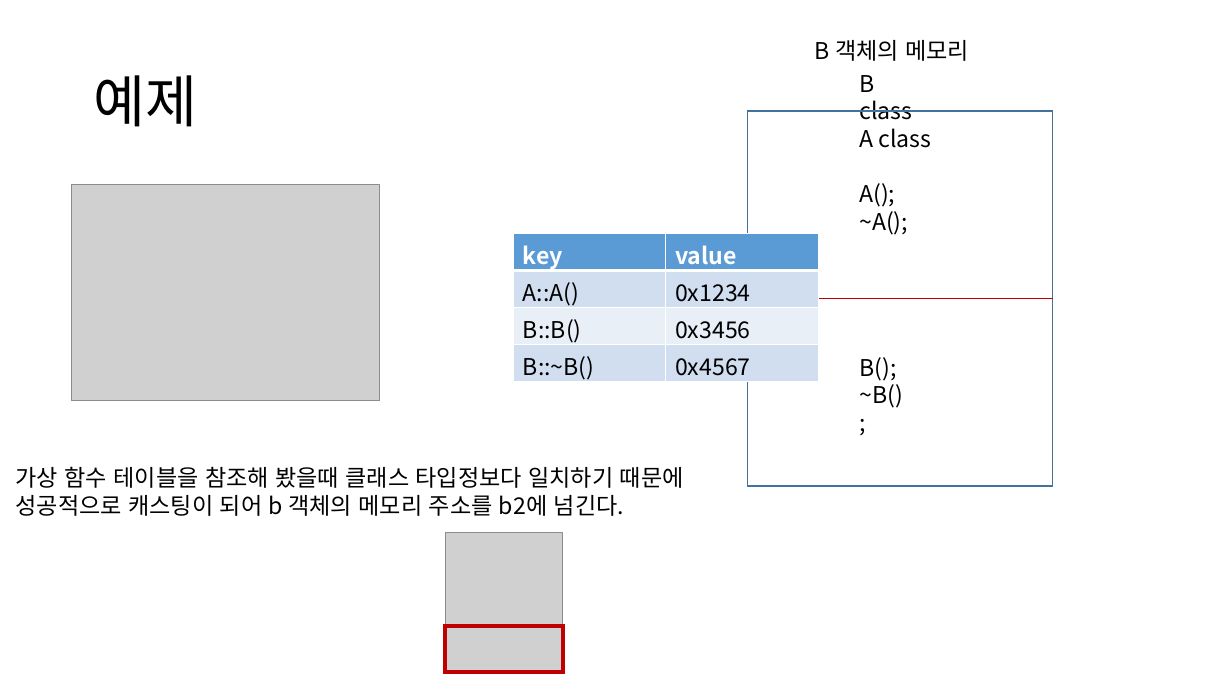
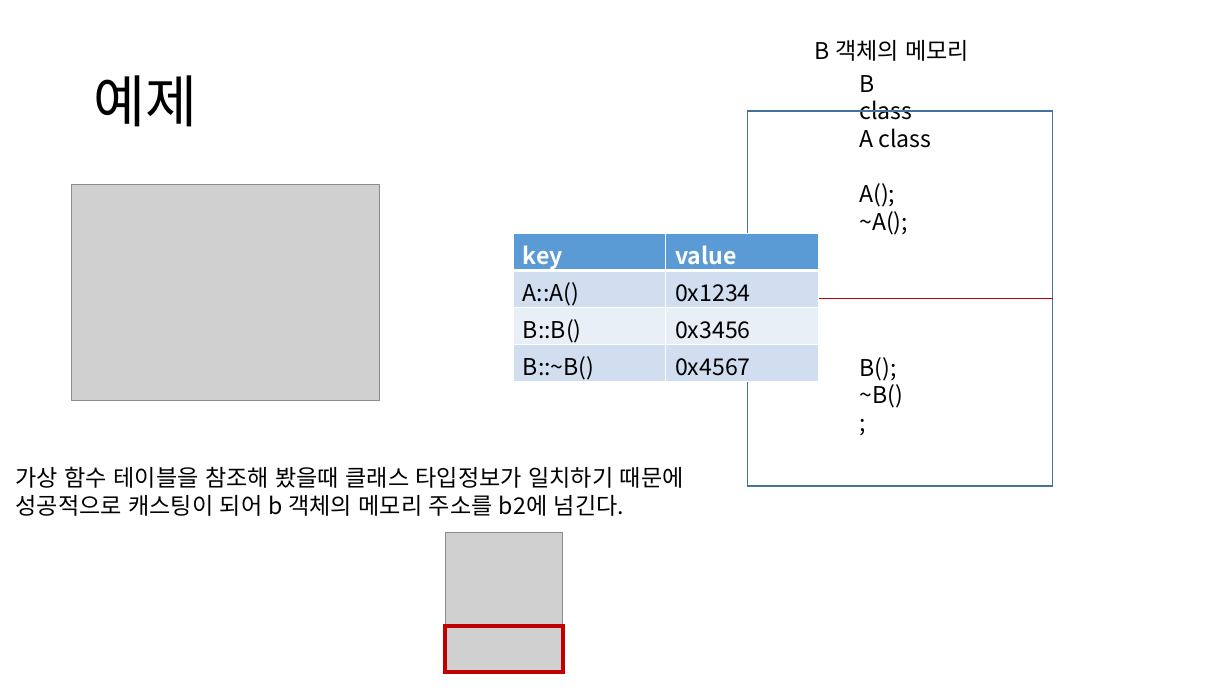
Before and after one commit to roka0105/Team.Yggdrasil_Server, a slide deck: slide 11 of 심화학기 발표자료/가상함수와 dynamic_cast.pptm. Drawn at 1232x693 pixels with LibreOffice and Linux fonts; fonts in the diff are those of the drawing; grey boxes stand for pictures. Boxes give left, top, right and bottom in pixels: in the first picture for what was removed or moved away, otherwise in the second. Text is boxed around its words. In the diff, an @@ line names an element or a change of style, - is before the commit and + after.

```diff
--- a/심화학기 발표자료/가상함수와 dynamic_cast.pptm
+++ b/심화학기 발표자료/가상함수와 dynamic_cast.pptm
@@ text at [16, 466, 684, 488]: text changed @@
-가상 함수 테이블을 참조해 봤을때 클래스 타입정보다 일치하기 때문에
+가상 함수 테이블을 참조해 봤을때 클래스 타입정보가 일치하기 때문에
```
Also in this commit, not shown: 4 other slides changed.
